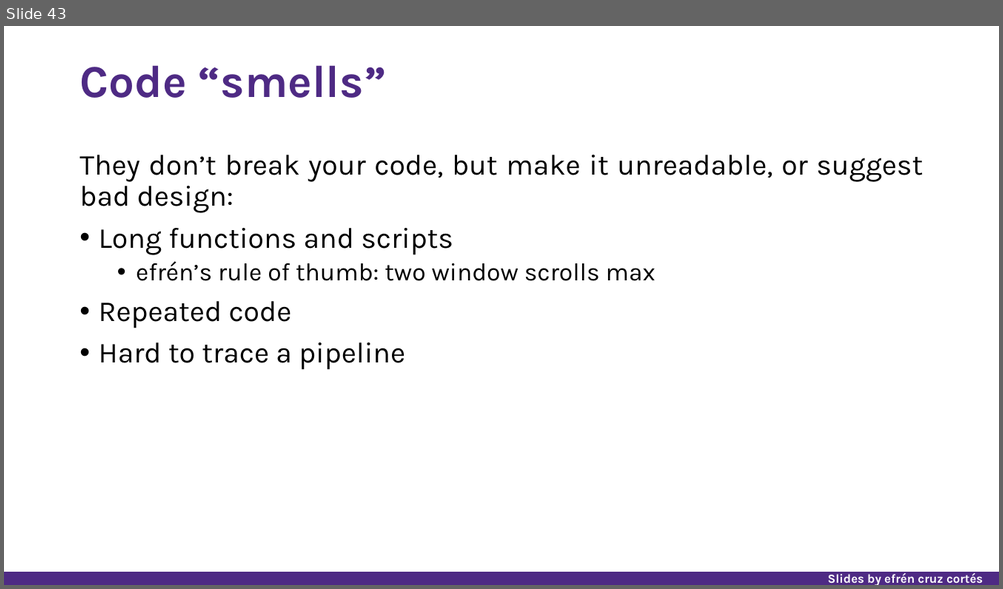
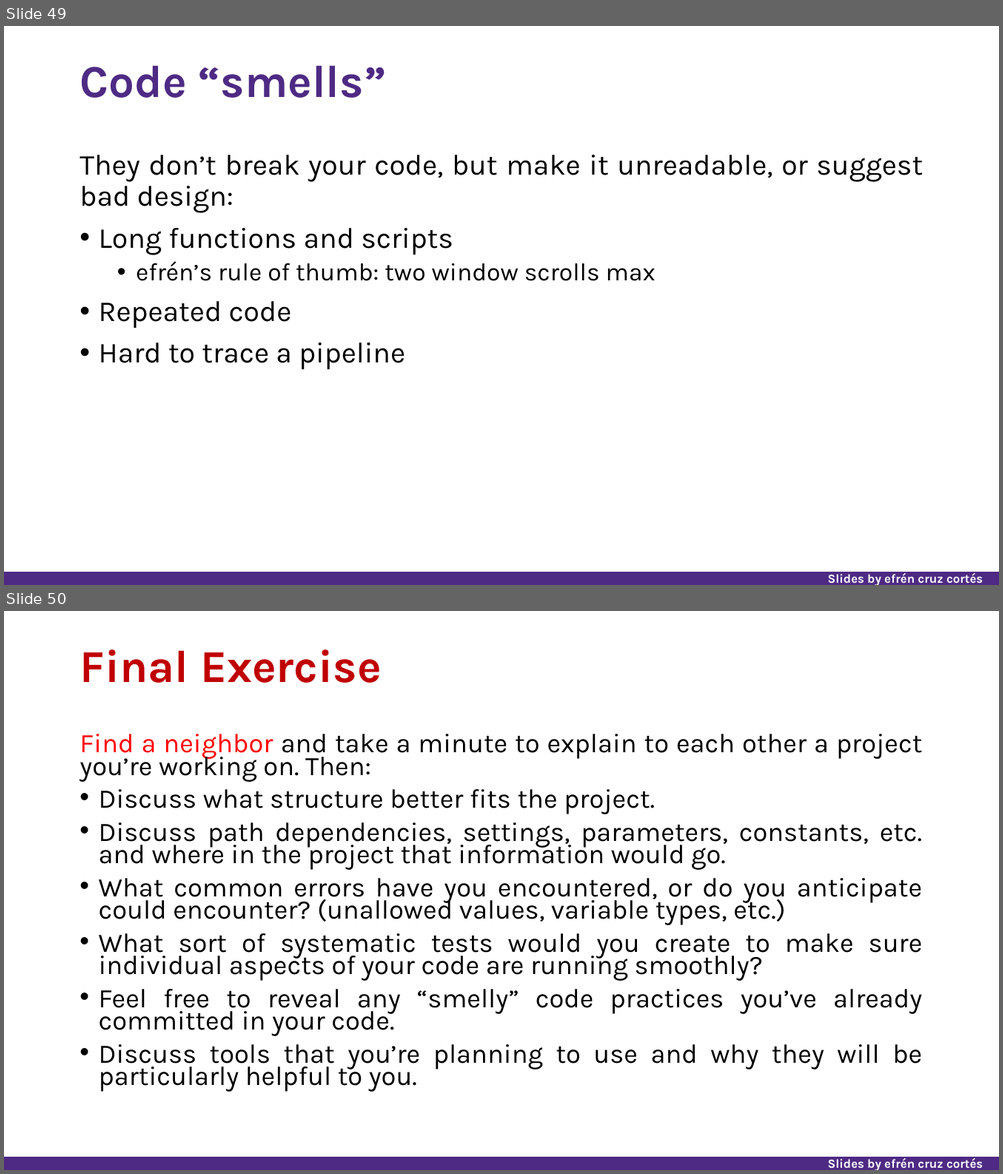
Before and after one commit to nuitrcs/researchers_guide_to_code_organization, a slide deck: researchers_guide_to_code_organization_day_2.pptx. Shown one above the other, each under a label of ours: slide 43 before the commit, slides 49 and 50 after it. The pictures are 1003x589 and 1003x1174 pixels, drawn with LibreOffice and Linux fonts; fonts in the diff are those of the drawing. Boxes give left, top, right and bottom in pixels: in the first picture for what was removed or moved away, otherwise in the second. Text is boxed around its words. In the diff, an @@ line names an element or a change of style, - is before the commit and + after.

Commit message:
added exercises to slides

```diff
--- a/researchers_guide_to_code_organization_day_2.pptx
+++ b/researchers_guide_to_code_organization_day_2.pptx
@@ slide 50 added at box(4, 611, 999, 1170), background #FFFFFF; not listed: 2 template elements that a slide beside it also shows @@
@@ title added at box(79, 649, 381, 683), 44 pt, text #C00000, bold @@
+Final Exercise
@@ text added at box(79, 734, 922, 1092), 25.9 pt, text #000000 @@
+Find a neighbor and take a minute to explain to each other a project you’re working on. Then:
+• Discuss what structure better fits the project.
+• Discuss path dependencies, settings, parameters, constants, etc. and where in the project that information would go.
+• What common errors have you encountered, or do you anticipate could encounter? (unallowed values, variable types, etc.)
+• What sort of systematic tests would you create to make sure individual aspects of your code are running smoothly?
+• Feel free to reveal any “smelly” code practices you’ve already committed in your code.
+• Discuss tools that you’re planning to use and why they will be particularly helpful to you.
@@ what was slide 43 is now slide 49 @@
```
Also in this commit, not shown: 1 slide changed, 10 other slides added, 2 other files.
